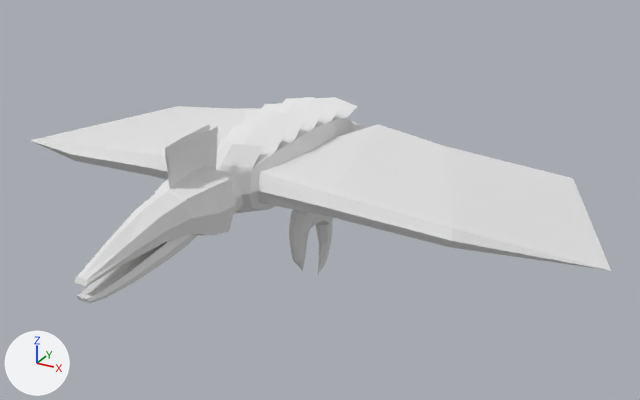
The Blender file dev/Creatures/Avian/Roc/roc.blend as it was, and as the next commit left it.
Before and after are seen from a camera (50 mm lens) standing at (4.03, -6.75, 4.43) and looking at (0.5, -0.33, 1.22). The axes (+X, +Y, +Z) are drawn at lower left. The lights are the same throughout.

In view in the first picture: 'Body', 'Head', 'Mouth', 'Tail01', 'Tail03', 'TailClaw', 'WingLeft', 'WingRight'.
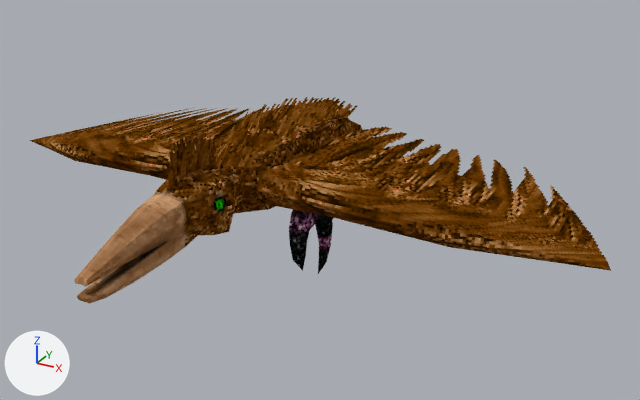
What differs and where, as boxes (x1, y1, x2, y2) in the pictures (640 x 400 px):
'WingLeft', surface changed (white to brown)
    both: (258, 124, 611, 271)
'Head', surface changed (white to brown)
    both: (74, 125, 243, 287)
'WingRight', surface changed (white to brown)
    both: (30, 106, 279, 180)
'Body', surface changed (white to brown)
    both: (216, 97, 358, 214)
'Mouth', surface changed (grey to brown)
    both: (77, 234, 198, 303)
'Tail03', surface changed
    both: (289, 210, 333, 271)
'TailClaw', surface changed
    both: (315, 221, 333, 274)
'Tail01', surface changed
    both: (352, 121, 363, 131)

What changed in the scene script:
```text
Add img_roc:
    img_roc = load_image('roc', 'roc.png', 256, 256, 'sRGB')
Change mat_roc:
    remove # nodes: BsdfDiffuse, OutputMaterial
    nodes: BsdfDiffuse, BsdfTransparent, MixShader, OutputMaterial, TexImage
    uses the picture img_roc
```
